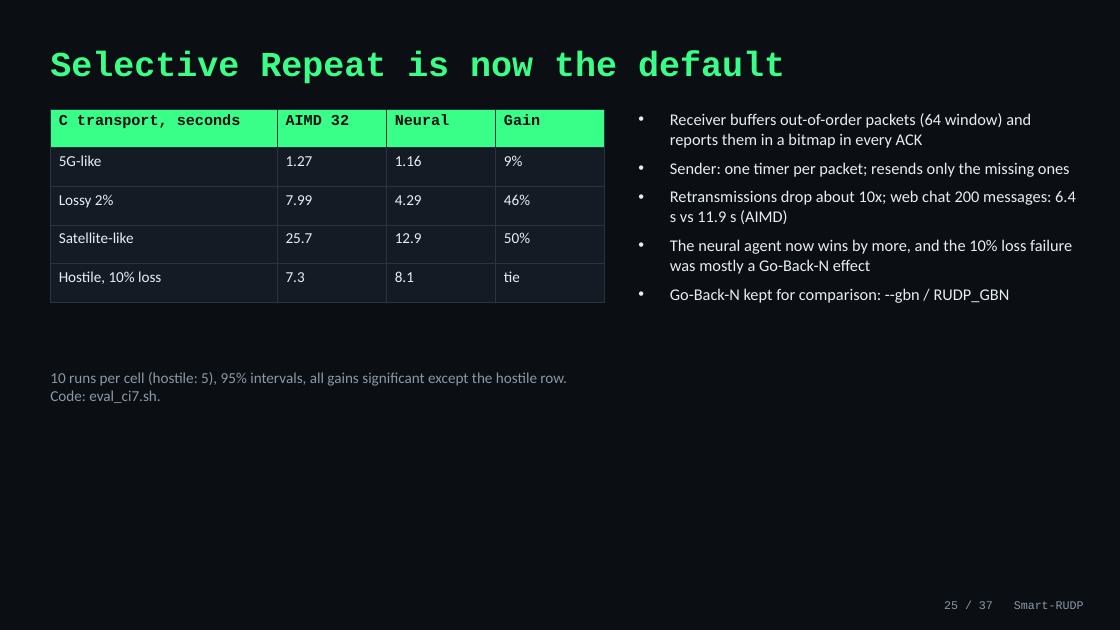
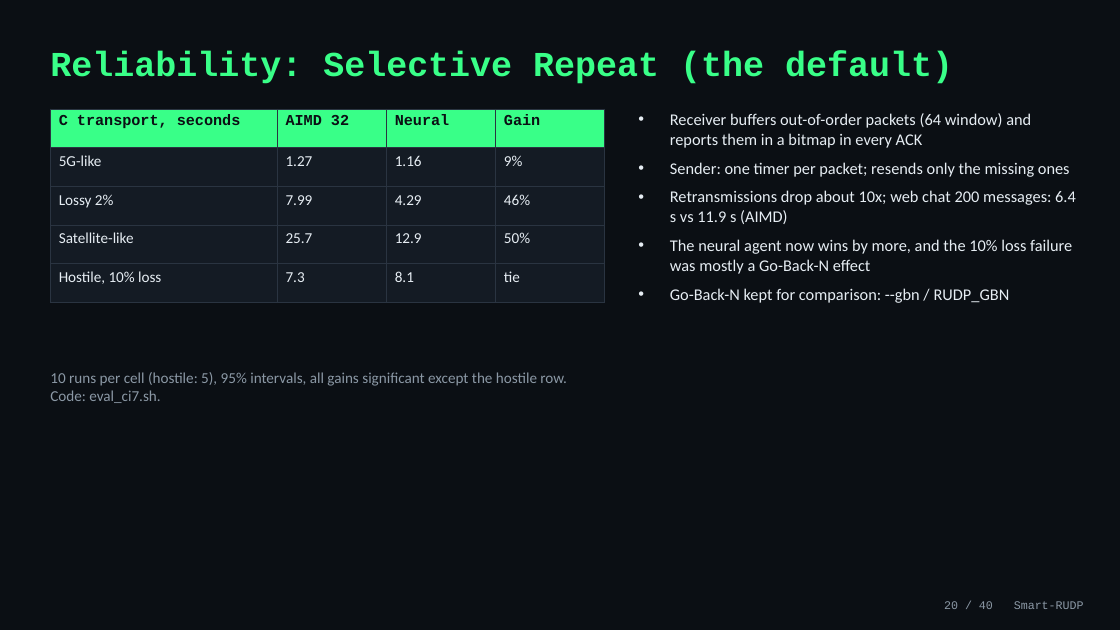
Before and after one commit to Capsturrrr/REPLIC, a slide deck: slide 20 of docs/RUDP_Presentation.pptx (slide 25 before the commit). Drawn at 1120x630 pixels with LibreOffice and Linux fonts; fonts in the diff are those of the drawing. Boxes give left, top, right and bottom in pixels: in the first picture for what was removed or moved away, otherwise in the second. Text is boxed around its words. In the diff, an @@ line names an element or a change of style, - is before the commit and + after.

```diff
--- a/docs/RUDP_Presentation.pptx
+++ b/docs/RUDP_Presentation.pptx
@@ text at <box>50,52,953,84</box>: text changed @@
-Selective Repeat is now the default
+Reliability: Selective Repeat (the default)
@@ text at <box>944,601,1084,609</box>: text changed @@
-25 / 37 Smart-RUDP
+20 / 40 Smart-RUDP
```
Also in this commit, not shown: 32 other slides changed, 6 slides added, 1 slide removed, 6 other files.
